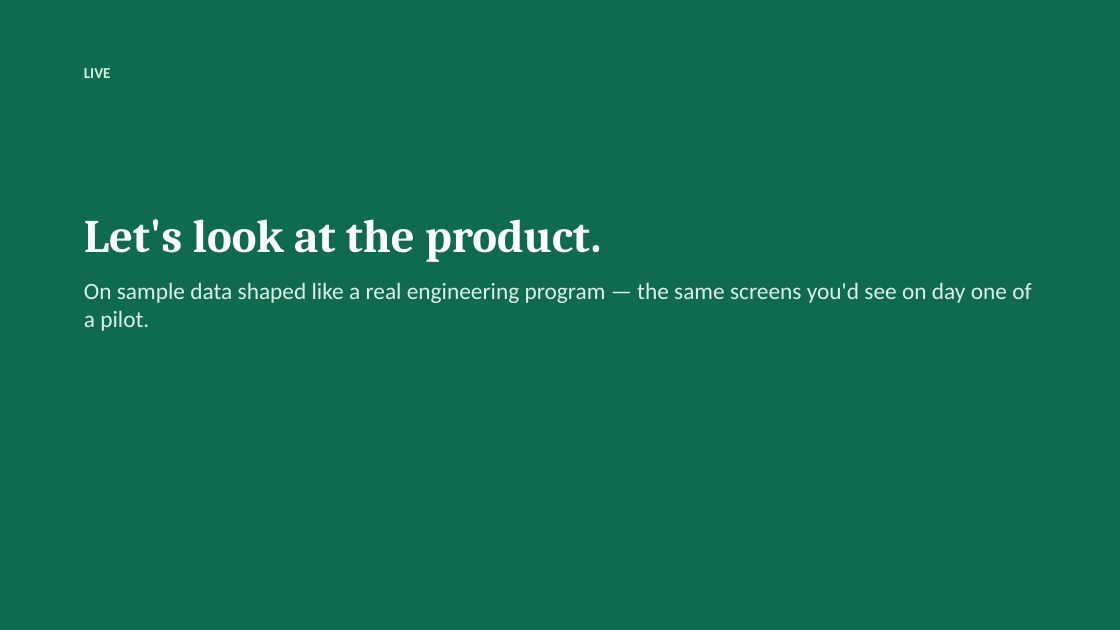
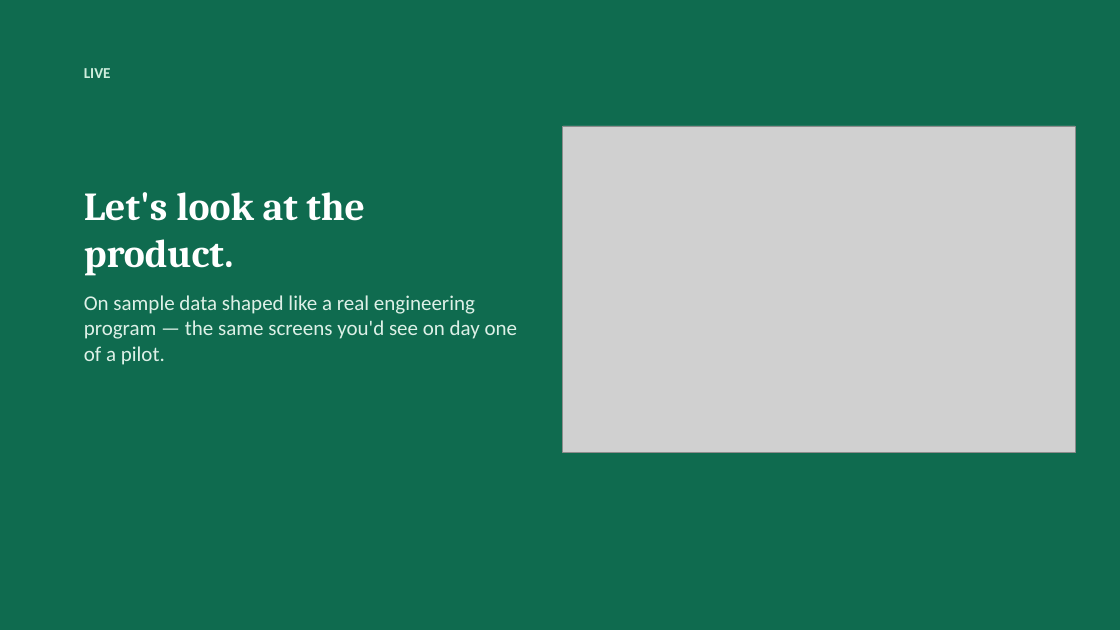
Before and after one commit to krethikram-sudo/options-bot, a slide deck: slide 5 of docs/mhbe-demo-deck.pptx. Drawn at 1120x630 pixels with LibreOffice and Linux fonts; fonts in the diff are those of the drawing; grey boxes stand for pictures. Boxes give left, top, right and bottom in pixels: in the first picture for what was removed or moved away, otherwise in the second. Text is boxed around its words. In the diff, an @@ line names an element or a change of style, - is before the commit and + after.

```diff
--- a/docs/mhbe-demo-deck.pptx
+++ b/docs/mhbe-demo-deck.pptx
@@ picture added at bbox=[563, 126, 1075, 453] @@
@@ text "Let's look at the product.": place and size @@
-text "Let's look at the product." at bbox=[84, 219, 1031, 331]
+text "Let's look at the product." at bbox=[84, 192, 518, 365]
@@ text "Let's look at the product." at bbox=[84, 192, 518, 365]: size 40 to 34 pt in "Let's look at the product."; size 20 to 18 pt in "On sample data shaped like a real ..." @@
```
Also in this commit, not shown: 5 other slides changed, 9 other files.
